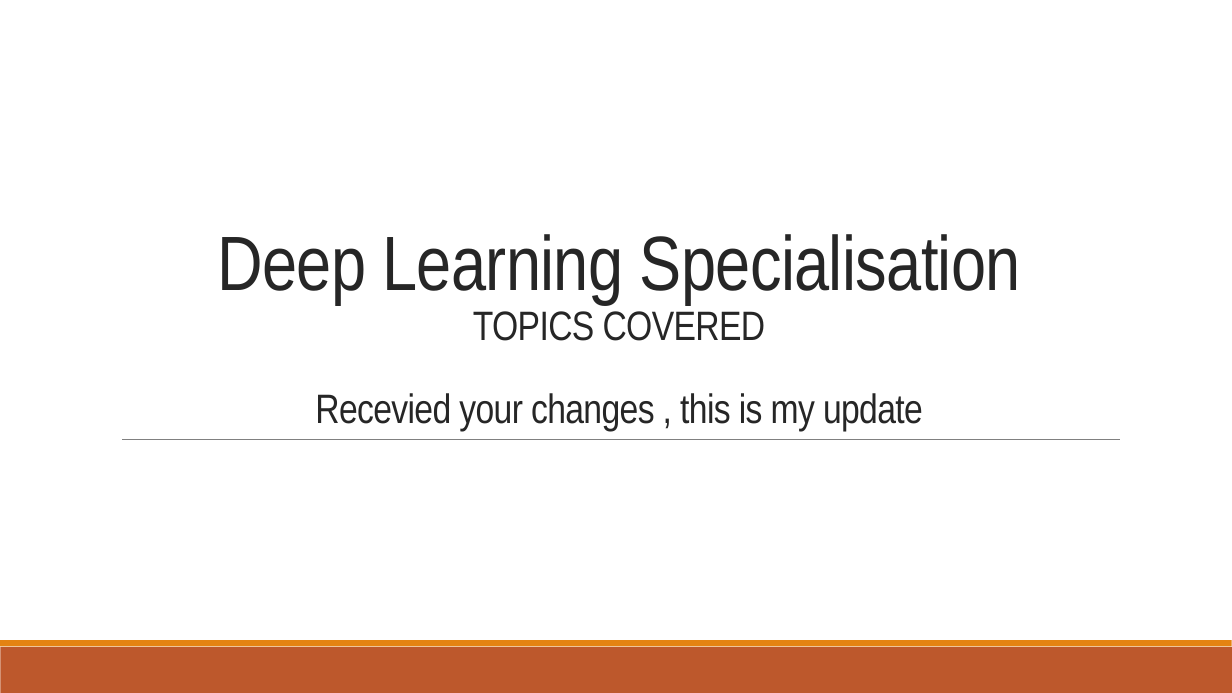
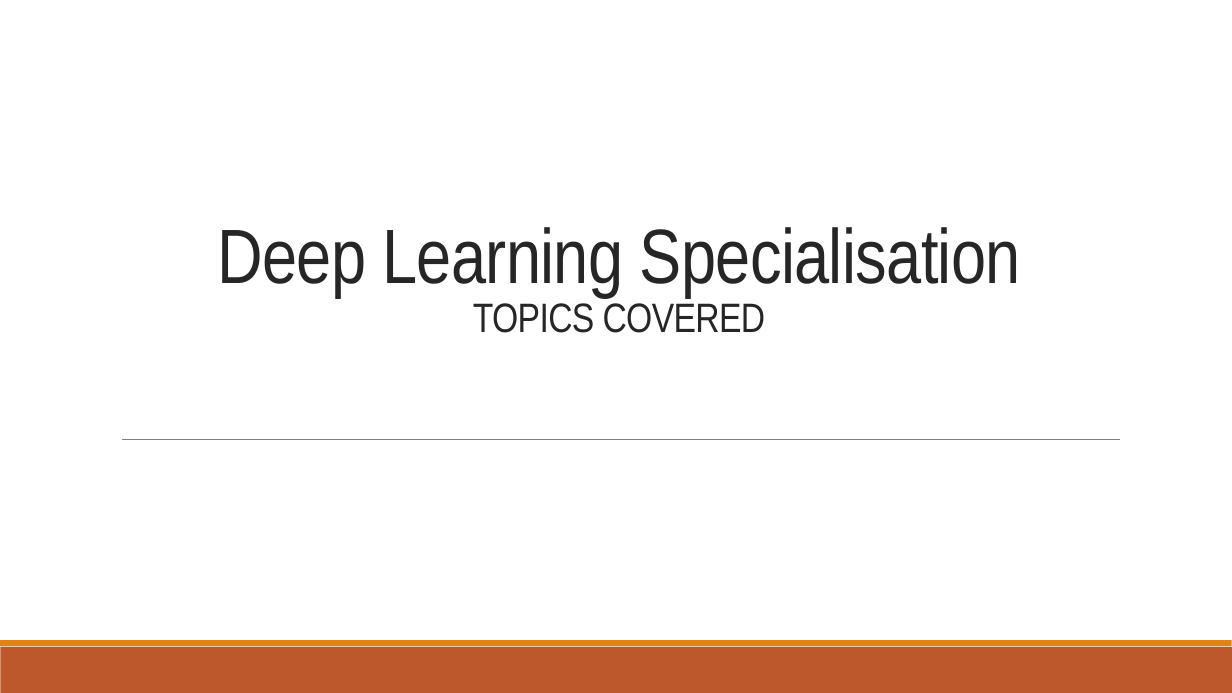
Before and after one commit to VarunBohara/Mini-Project-Documents, a slide deck: slide 1 of TOPICS COVERED (updated) (1).pptx. Drawn at 1232x693 pixels with LibreOffice and Linux fonts; fonts in the diff are those of the drawing. Boxes give left, top, right and bottom in pixels: in the first picture for what was removed or moved away, otherwise in the second. Text is boxed around its words. In the diff, an @@ line names an element or a change of style, - is before the commit and + after.

```diff
--- a/TOPICS COVERED (updated) (1).pptx
+++ b/TOPICS COVERED (updated) (1).pptx
@@ title at <box>217,227,1021,333</box>: text changed; size 32 to 60 pt @@
-Deep Learning Specialisation
-TOPICS COVERED
-Recevied your changes , this is my update
+Deep Learning Specialisation
+TOPICS COVERED
```
